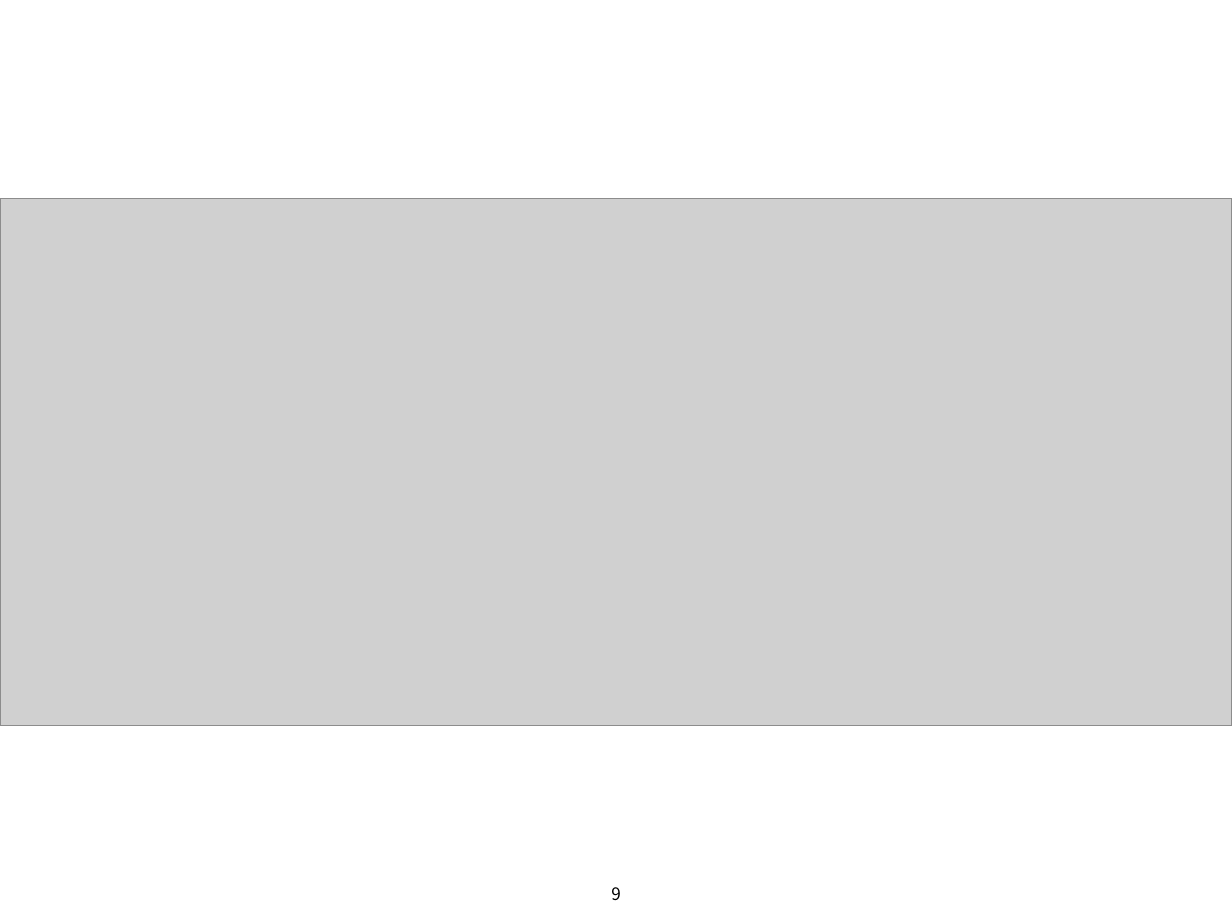
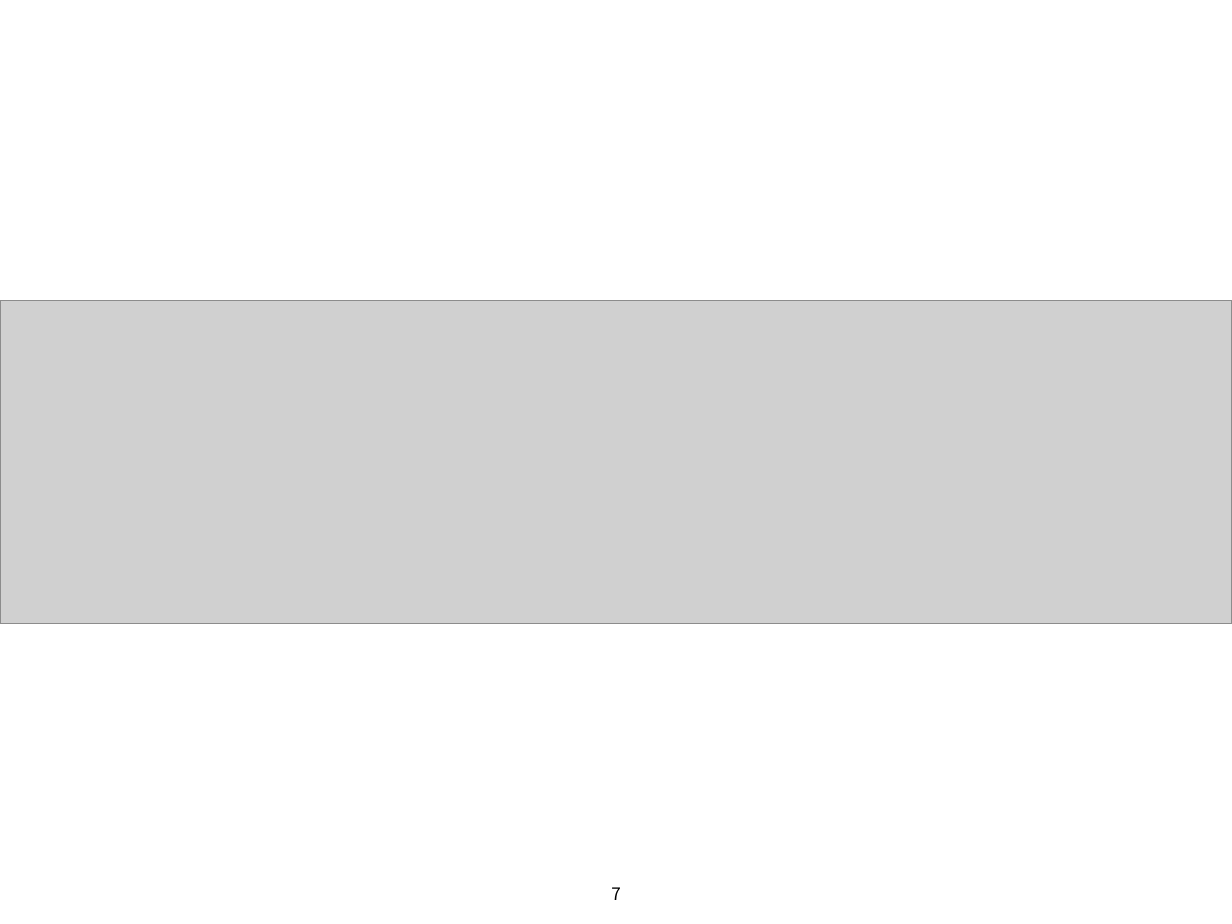
Before and after one commit to sjchoi86/dl_tutorials_10weeks, a slide deck: slide 7 of ppts/Week4d Generate your own dataset (basic_gendataset).pptx (slide 9 before the commit). Drawn at 1232x924 pixels with LibreOffice and Linux fonts; fonts in the diff are those of the drawing; grey boxes stand for pictures. Boxes give left, top, right and bottom in pixels: in the first picture for what was removed or moved away, otherwise in the second. Text is boxed around its words. In the diff, an @@ line names an element or a change of style, - is before the commit and + after.

```diff
--- a/ppts/Week4d Generate your own dataset (basic_gendataset).pptx
+++ b/ppts/Week4d Generate your own dataset (basic_gendataset).pptx
@@ picture: place and size @@
-picture at bbox=[0, 198, 1232, 726]
+picture at bbox=[0, 301, 1232, 623]
@@ page number at bbox=[611, 887, 621, 900]: text changed @@
-9
+7
```
Also in this commit, not shown: 2 other slides changed, 3 slides added, 5 slides removed.
